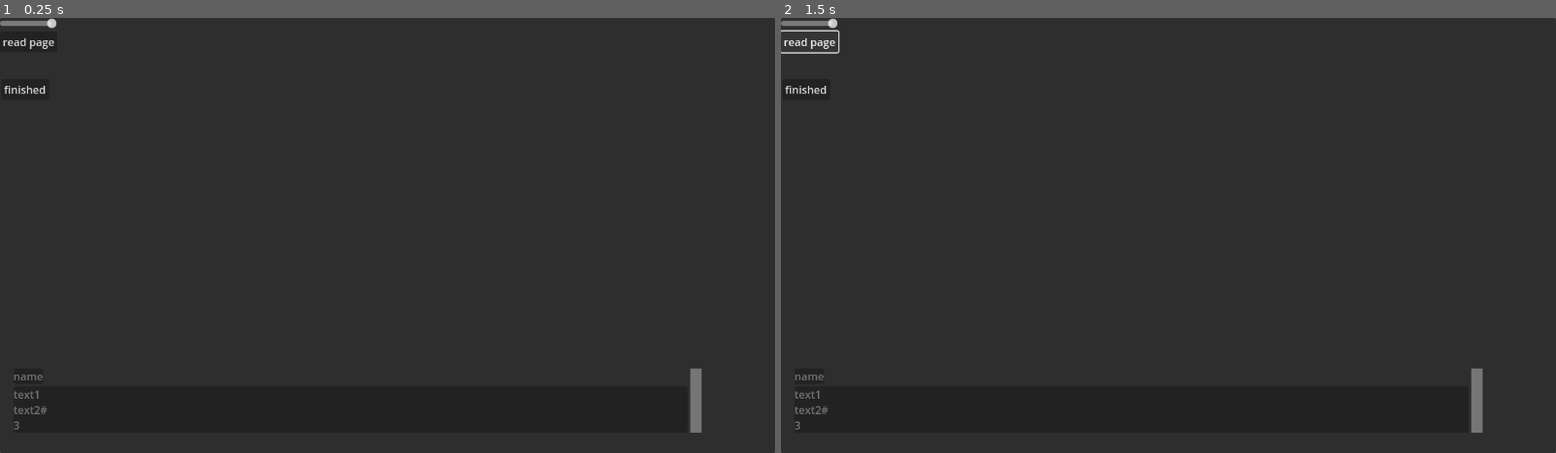
Above: before the commit, frames 1-2 (left to right).
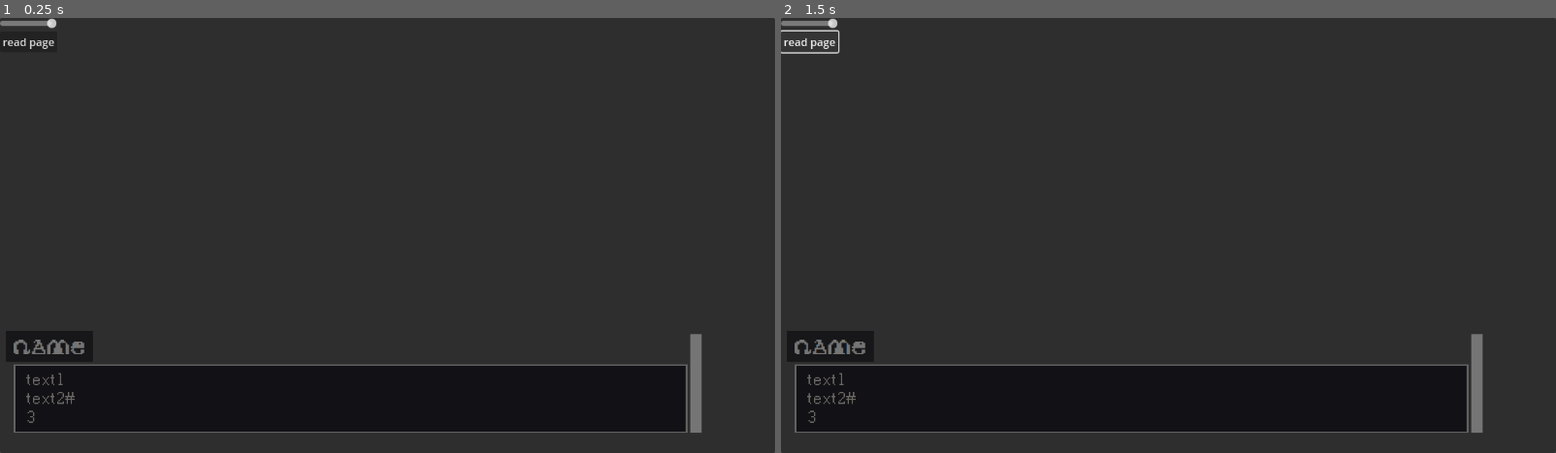
Above: after the commit, the same moments.

Repository: SnekOfSpice/dialog-parser
Game: Godot game, scene res://testing/test.tscn
Same seed, same stepped clock (60 frames per second), same inputs: the game is played once before the commit and once after it.
Inputs (mouse positions are in pixels of both pictures, inside the frame that each line leads up to):
- Up to frame 1 (0.25 s): no input
- Up to frame 2 (1.5 s): click (804, 87) at 0.5 s, where only the run before the commit has a clickable "finished"; click "read page" at 1.25 s

The runs differ from the first frame. In frame 1, 4.9% of the frame differs, in the area x 0-91%, y 15-96%; in frame 2, 4.9%.
Error in both runs: Attempt to call function 'get_as_text' in base 'null instance' on a null instance. (res://src/parser.gd:35)

Commit message:
start implementing pauses

Diff:
--- a/src/line_reader.gd
+++ b/src/line_reader.gd
@@ -34,7 +34,11 @@
 					else:
 						read_next_chunk()
 				else:
-					find_child("TextContent").visible_ratio = 1.0
+
+					if next_pause_position == -1:
+						find_child("TextContent").visible_ratio = 1.0
+					find_next_pause()
+
 			else:
 				emit_signal("line_finished", line_index)
 
@@ -98,14 +102,21 @@
 	line_data.get("facts")
 
 func _process(delta: float) -> void:
-	if find_child("TextContent").visible_ratio < 1.0:
+	if next_pause_position != -1:
+		if find_child("TextContent").visible_characters < next_pause_position:
+			print("b")
+			find_child("TextContent").visible_characters += text_speed * delta
+		else:
+			print("a")
+	elif find_child("TextContent").visible_ratio < 1.0:
 		find_child("TextContent").visible_characters += text_speed * delta
+		print("c")
 
 
 # TODO: different pause types and chunking. for now only line clears that are manually placed.
 #var chunks_to_show := []
 #var chunk_break_types := [] # defined for the one after the chunk
-#enum BreakTypes {ManualPause, AutoPause}
+#
 
 
 # split by mp and ap, then a single part of that gets fed into the split code
@@ -115,15 +126,9 @@
 var max_chunk_length := 50
 func start_showing_text(content: String):
 	line_chunks = content.split("<lc>")
-
-	chunk_index = 0
-
-	if text_speed > 0:
-		find_child("TextContent").visible_characters = 0
-	else:
-		find_child("TextContent").visible_ratio = 1.0
-
-	find_child("TextContent").text = line_chunks[chunk_index]
+	#if line_chunks.is_empty(): line_chunks = [""] # shouldnt ever happen but idk
+	chunk_index = -1
+	read_next_chunk()
 
 #	for c in chunks_to_show:
 #		chunk_break_types.append(BreakTypes.LineClear)
@@ -154,6 +159,10 @@
 #
 #	# separate by auto pause
 
+var next_pause_position := -1
+var next_pause_type := 0
+var goal_pauses_this_chunk := 0
+enum PauseTypes {Manual, Auto}
 func read_next_chunk():
 	chunk_index += 1
 	if text_speed > 0:
@@ -161,7 +170,29 @@
 	else:
 		find_child("TextContent").visible_ratio = 1.0
 
+	pause_count_this_chunk = 0
+	goal_pauses_this_chunk = line_chunks[chunk_index].count("<mp>") + line_chunks[chunk_index].count("<ap>")
+	find_next_pause()
+
 	find_child("TextContent").text = line_chunks[chunk_index]
+
+var pause_count_this_chunk := 0
+func find_next_pause():
+	var new_text : String = line_chunks[chunk_index]
+	var current_position = find_child("TextContent").visible_characters
+	var next_mp = new_text.find("<mp>", current_position + 4 * pause_count_this_chunk)
+	var next_ap = new_text.find("<ap>", current_position + 4 * pause_count_this_chunk)
+	if next_ap == -1:
+		if next_mp == -1:
+			next_pause_position = -1
+		else:
+			next_pause_position = next_mp
+			next_pause_type = PauseTypes.Manual
+			pause_count_this_chunk += 1
+	elif next_ap != -1:
+		next_pause_position = next_ap
+		next_pause_type = PauseTypes.Auto
+		pause_count_this_chunk += 1
 
 
 func build_choices(choices):
--- a/src/line_reader.tscn
+++ b/src/line_reader.tscn
@@ -1,12 +1,12 @@
-[gd_scene load_steps=3 format=3 uid="uid://bb8yvsx0g14vl"]
+[gd_scene load_steps=4 format=3 uid="uid://bb8yvsx0g14vl"]
 
 [ext_resource type="Script" path="res://src/line_reader.gd" id="1_f2s5m"]
+[ext_resource type="Theme" uid="uid://dd3wmvu0xxyhs" path="res://style/theme.tres" id="2_cswuk"]
 [ext_resource type="Script" path="res://src/InstructionHandlerInherit.gd" id="2_nljge"]
 
 [node name="LineReader" type="CanvasLayer" groups=["LineListener"]]
 script = ExtResource("1_f2s5m")
 property_for_name = "character"
-name_for_blank_name = "swagbot"
 
 [node name="MarginContainer" type="MarginContainer" parent="."]
 anchors_preset = 12
@@ -17,6 +17,7 @@
 grow_horizontal = 2
 grow_vertical = 0
 mouse_filter = 2
+theme = ExtResource("2_cswuk")
 theme_override_constants/margin_left = 20
 theme_override_constants/margin_top = 85
 theme_override_constants/margin_right = 110
@@ -82,6 +83,7 @@
 anchor_bottom = 1.0
 grow_horizontal = 2
 grow_vertical = 2
+theme = ExtResource("2_cswuk")
 
 [node name="ChoiceOptionContainer" type="VBoxContainer" parent="ChoiceContainer"]
 layout_mode = 2
@@ -90,6 +92,7 @@
 alignment = 1
 
 [node name="DebugSim" type="VBoxContainer" parent="."]
+visible = false
 offset_left = 2.0
 offset_top = 91.0
 offset_right = 73.0
--- /dev/null
+++ b/style/theme.tres
@@ -0,0 +1,33 @@
+[gd_resource type="Theme" load_steps=6 format=3 uid="uid://dd3wmvu0xxyhs"]
+
+[ext_resource type="FontFile" uid="uid://ckbctvwh4kk0m" path="res://style/ZeldaFont.ttf" id="1_8ruyj"]
+[ext_resource type="FontFile" uid="uid://cfvy1kmgrhnn7" path="res://style/TimesNewPixel.ttf" id="1_xb66s"]
+
+[sub_resource type="StyleBoxFlat" id="StyleBoxFlat_2ps5h"]
+bg_color = Color(0.0784314, 0.0784314, 0.0941176, 1)
+expand_margin_left = 11.0
+expand_margin_top = 5.0
+expand_margin_right = 10.0
+
+[sub_resource type="StyleBoxFlat" id="StyleBoxFlat_8gqlk"]
+bg_color = Color(0.0235294, 0.0156863, 0.0588235, 1)
+border_width_left = 3
+border_width_top = 2
+border_width_right = 3
+border_width_bottom = 2
+
+[sub_resource type="StyleBoxEmpty" id="StyleBoxEmpty_lcy5l"]
+content_margin_left = 19.0
+content_margin_top = 9.0
+content_margin_right = 19.0
+content_margin_bottom = 9.0
+
+[resource]
+Label/font_sizes/font_size = 40
+Label/fonts/font = ExtResource("1_8ruyj")
+Label/styles/normal = SubResource("StyleBoxFlat_2ps5h")
+Panel/styles/panel = SubResource("StyleBoxFlat_8gqlk")
+RichTextLabel/colors/default_color = Color(0.882353, 0.858824, 0.811765, 1)
+RichTextLabel/font_sizes/normal_font_size = 32
+RichTextLabel/fonts/normal_font = ExtResource("1_xb66s")
+RichTextLabel/styles/normal = SubResource("StyleBoxEmpty_lcy5l")
Binary file added: style/ZeldaFont.ttf
Not shown, changed: style/ZeldaFont.ttf.import
